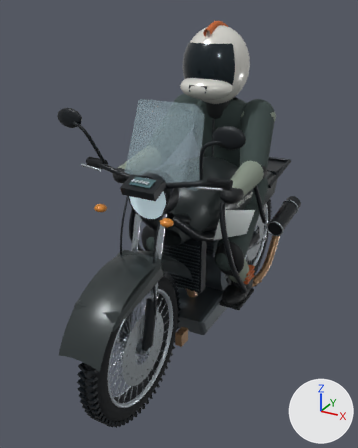
What one commit did to the glTF model public/models/himalayan.glb.
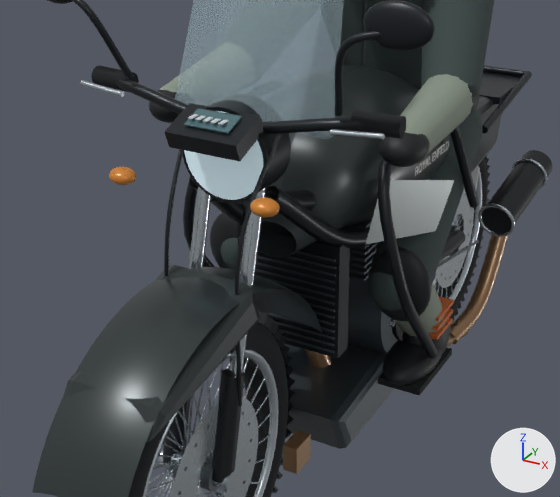
Old and new are each drawn whole from a 50 mm lens placed at (1.12, -2.34, 1.85), pointed at (-0.09, -0.14, 0.75) and again close up on the part from 12% to 85% of the width and 28% to 80% of the height. Arrows for +X, +Y and +Z are at lower right; the lights stay in place. The last two pictures show the newer version. Where no turn or scale is listed for an object, it has been applied to the vertices. Vertices at exactly the same position are counted once.

Before the edit, the objects in view are built like this:
```python
me_mesh_11 = bpy.data.meshes.new('Mesh_11')
me_mesh_11.from_pydata(...)  # 4131 vertices, 8176 faces; spans x -0.356..0.356, y -0.387..0.448, z 0.332..1.388
me_mesh_11.materials.append(mat_material_6)  # grey #889385
me_mesh_13 = bpy.data.meshes.new('Mesh_13')
me_mesh_13.from_pydata(...)  # 4410 vertices, 8716 faces; spans x -0.359..0.359, y -0.406..0.22, z 0.295..1.495
me_mesh_13.materials.append(mat_material_8)  # black #14181b
me_mesh_24 = bpy.data.meshes.new('Mesh_24')
me_mesh_24.from_pydata(...)  # 1678 vertices, 3100 faces; spans x -0.23..0.23, y -1.13..0.8, z 0.54..1.1
me_mesh_24.materials.append(mat_material_16)  # dark grey #343b3c
ob_mesh_11 = bpy.data.objects.new('Mesh_11', me_mesh_11)
ob_mesh_11.location = (0.0, 0.0, 0.0)
ob_mesh_13 = bpy.data.objects.new('Mesh_13', me_mesh_13)
ob_mesh_13.location = (0.0, 0.0, 0.0)
ob_mesh_24 = bpy.data.objects.new('Mesh_24', me_mesh_24)
ob_mesh_24.location = (0.0, 0.0, 0.0)
# also in view: 'Mesh_1' at (0.0, 0.73, 0.35); 'Mesh_31' at (0.0, -0.63, 1.15); 'Mesh_7' at (0.01, -0.73, 0.37); 'Mesh_19' at (0.0, 0.08, 0.88); 'Mesh_2' at (0.01, 0.73, 0.35)
```
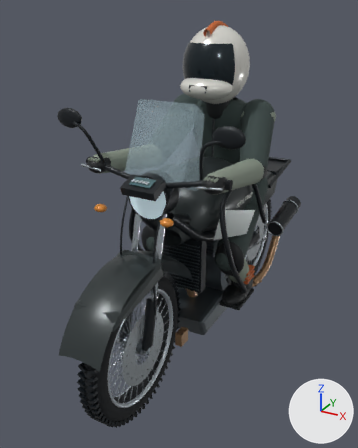
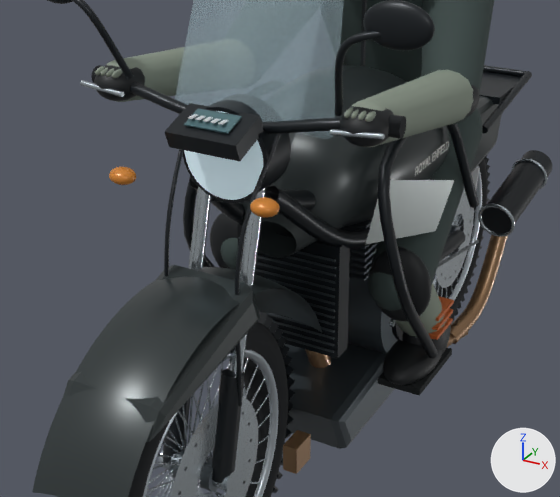
Location of each change, (x1, y1, x2, y2) in pixels of the close-ups (560 x 497 px; the box of a moved part takes in the faces that stretch with it):
```json
{"object": "Mesh_13", "change": "reshaped", "before": [149, 85, 480, 385], "after": [94, 65, 480, 385], "on screen": "17% wider, 7% taller"}
{"object": "Mesh_11", "change": "reshaped", "before": [160, 74, 473, 337], "after": [95, 47, 473, 337]}
{"part": 1, "of": "me_mesh_11", "change": "moved or reshaped", "before": [160, 84, 177, 92], "after": [106, 60, 133, 102]}
{"part": 2, "of": "me_mesh_11", "change": "added", "after": [95, 66, 105, 75]}
{"part": 3, "of": "me_mesh_11", "change": "added", "after": [106, 68, 114, 77]}
{"part": 4, "of": "me_mesh_11", "change": "added", "after": [112, 69, 123, 78]}
{"part": 5, "of": "me_mesh_11", "change": "moved or reshaped", "before": [405, 125, 420, 167], "after": [352, 99, 385, 147], "on screen": "mostly hidden before"}
{"part": 6, "of": "me_mesh_11", "change": "added", "after": [344, 108, 353, 118]}
{"part": 7, "of": "me_mesh_11", "change": "added", "after": [351, 109, 359, 119]}
{"part": 8, "of": "me_mesh_11", "change": "added", "after": [358, 111, 366, 120]}
{"part": 9, "of": "me_mesh_11", "change": "added", "after": [365, 111, 376, 122]}
{"part": 10, "of": "me_mesh_11", "change": "moved or reshaped", "before": [166, 76, 179, 88], "after": [123, 47, 185, 101], "on screen": "mostly hidden before"}
{"part": 11, "of": "me_mesh_11", "change": "moved or reshaped", "before": [400, 74, 473, 154], "after": [363, 70, 473, 146]}
{"part": 12, "of": "me_mesh_13", "change": "moved or reshaped", "before": [149, 89, 179, 123], "after": [94, 65, 145, 101]}
{"part": 13, "of": "me_mesh_13", "change": "moved or reshaped", "before": [379, 132, 430, 167], "after": [340, 106, 394, 147]}
{"object": "Mesh_30", "change": "unchanged, covered by the edit", "before": [91, 65, 406, 139], "after": [91, 65, 406, 139]}
```

Scene script edits in JSON lines:
```json
{"block": "me_mesh_11", "where": "# used by ob_mesh_11; location = (0.0, 0.0, 0.0)"}
{"op": "remove", "block": "me_mesh_11", "code": "me_mesh_11.from_pydata(...)  # 4131 vertices, 8176 faces; spans x -0.356..0.356, y -0.387..0.448, z 0.332..1.388"}
{"op": "add", "block": "me_mesh_11", "code": "me_mesh_11.from_pydata(...)  # 7027 vertices, 13936 faces; spans x -0.356..0.356, y -0.59..0.448, z 0.332..1.388"}
{"block": "me_mesh_11", "change": "me_mesh_11 part 1: the loose piece of 362 vertices spanning x -0.347..-0.253, y -0.387..-0.293, z 1.013..1.107 is moved by (0.0, -0.193, 0.108)"}
{"block": "me_mesh_11", "change": "me_mesh_11 part 2: a new loose piece, a UV sphere (24 segments, 16 rings, poles along z) spanning x -0.329..-0.315, y -0.59..-0.545, z 1.187..1.205, in mat_material_6 (grey #889385)"}
{"block": "me_mesh_11", "change": "me_mesh_11 part 3: a new loose piece, a UV sphere (24 segments, 16 rings, poles along z) spanning x -0.299..-0.285, y -0.59..-0.545, z 1.187..1.205, in mat_material_6 (grey #889385)"}
{"block": "me_mesh_11", "change": "me_mesh_11 part 4: a new loose piece, a UV sphere (24 segments, 16 rings, poles along z) spanning x -0.285..-0.271, y -0.59..-0.545, z 1.187..1.205, in mat_material_6 (grey #889385)"}
{"block": "me_mesh_11", "change": "me_mesh_11 part 5: the loose piece of 362 vertices spanning x 0.253..0.347, y -0.387..-0.293, z 1.013..1.107 is moved by (0.0, -0.193, 0.108)"}
{"block": "me_mesh_11", "change": "me_mesh_11 part 6: a new loose piece, a UV sphere (24 segments, 16 rings, poles along z) spanning x 0.271..0.285, y -0.59..-0.545, z 1.187..1.205, in mat_material_6 (grey #889385)"}
{"block": "me_mesh_11", "change": "me_mesh_11 part 7: a new loose piece, a UV sphere (24 segments, 16 rings, poles along z) spanning x 0.285..0.299, y -0.59..-0.545, z 1.187..1.205, in mat_material_6 (grey #889385)"}
{"block": "me_mesh_11", "change": "me_mesh_11 part 8: a new loose piece, a UV sphere (24 segments, 16 rings, poles along z) spanning x 0.301..0.315, y -0.59..-0.545, z 1.187..1.205, in mat_material_6 (grey #889385)"}
{"block": "me_mesh_11", "change": "me_mesh_11 part 9: a new loose piece, a UV sphere (24 segments, 16 rings, poles along z) spanning x 0.315..0.329, y -0.59..-0.545, z 1.187..1.205, in mat_material_6 (grey #889385)"}
{"block": "me_mesh_11", "change": "me_mesh_11 part 10: 33 vertices removed from x -0.356..-0.224, y -0.345..-0.043, z 1.013..1.156; 33 vertices added at x -0.356..-0.224, y -0.54..-0.039, z 1.025..1.214"}
{"block": "me_mesh_11", "change": "me_mesh_11 part 11: 33 vertices removed from x 0.224..0.356, y -0.345..-0.043, z 1.013..1.156; 33 vertices added at x 0.224..0.356, y -0.54..-0.039, z 1.025..1.214"}
{"block": "me_mesh_11", "change": "other edits to the shape of me_mesh_11 do not show in these pictures"}
{"block": "me_mesh_13", "where": "# used by ob_mesh_13; location = (0.0, 0.0, 0.0)"}
{"op": "remove", "block": "me_mesh_13", "code": "me_mesh_13.from_pydata(...)  # 4410 vertices, 8716 faces; spans x -0.359..0.359, y -0.406..0.22, z 0.295..1.495"}
{"op": "add", "block": "me_mesh_13", "code": "me_mesh_13.from_pydata(...)  # 4410 vertices, 8716 faces; spans x -0.359..0.359, y -0.599..0.22, z 0.295..1.495"}
{"block": "me_mesh_13", "change": "me_mesh_13 part 12: the loose piece of 362 vertices spanning x -0.352..-0.248, y -0.406..-0.274, z 1.017..1.103 is moved by (0.0, -0.193, 0.108)"}
{"block": "me_mesh_13", "change": "me_mesh_13 part 13: the loose piece of 362 vertices spanning x 0.248..0.352, y -0.406..-0.274, z 1.017..1.103 is moved by (0.0, -0.193, 0.108)"}
```
